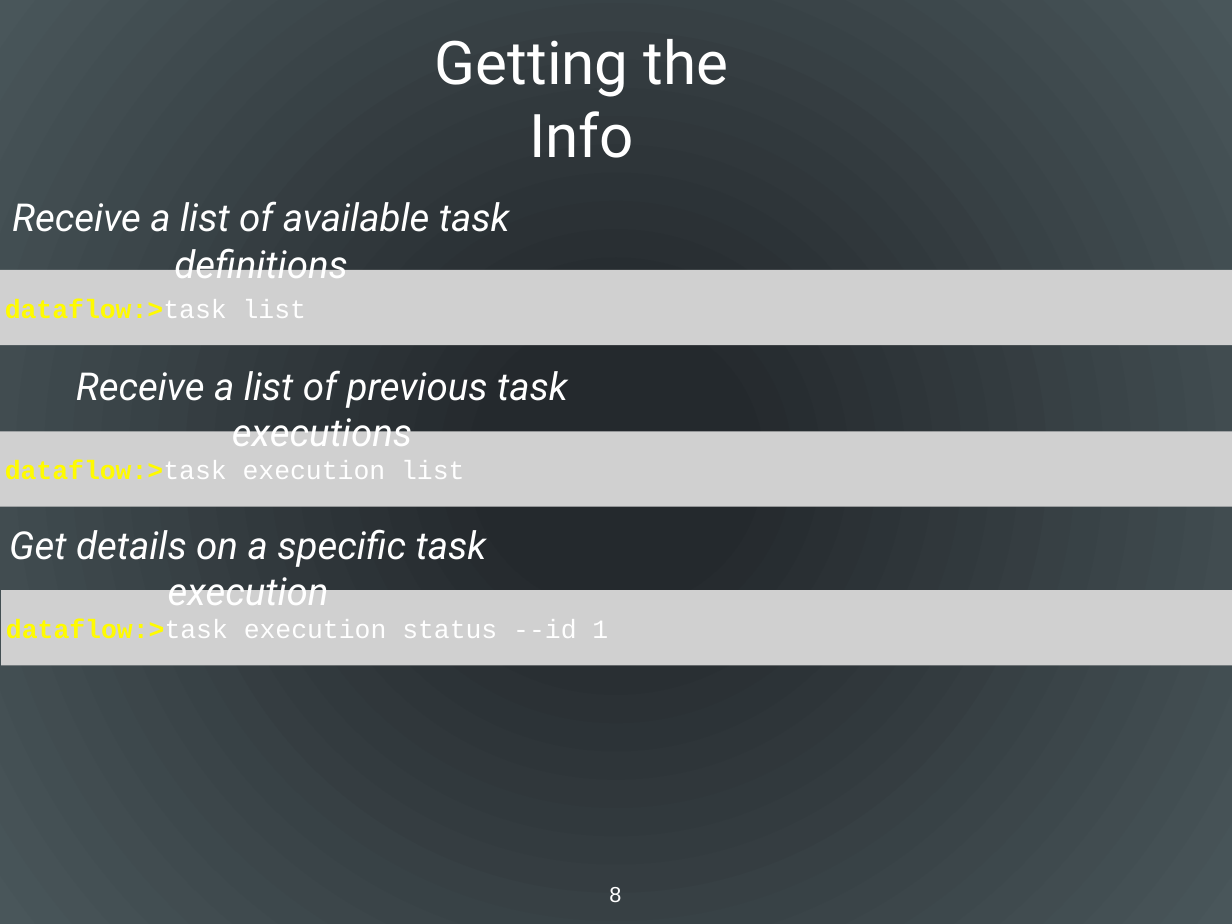
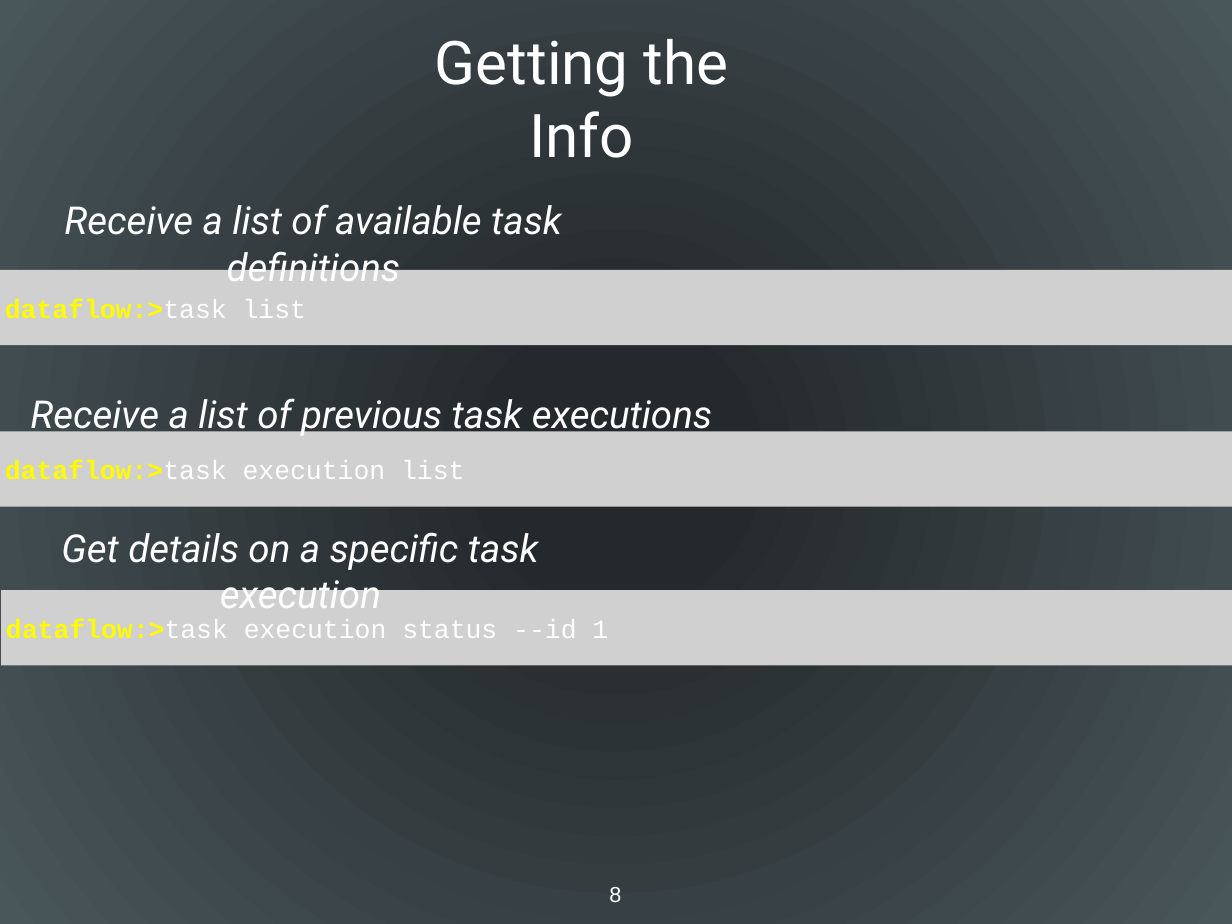
Before and after one commit to wxlund/DNDataflow, a slide deck: slide 8 of presentations/06_Tasks_In_SCDF.pptx. Drawn at 1232x924 pixels with LibreOffice and Linux fonts; fonts in the diff are those of the drawing; grey boxes stand for pictures. Boxes give left, top, right and bottom in pixels: in the first picture for what was removed or moved away, otherwise in the second. Text is boxed around its words. In the diff, an @@ line names an element or a change of style, - is before the commit and + after.

```diff
--- a/presentations/06_Tasks_In_SCDF.pptx
+++ b/presentations/06_Tasks_In_SCDF.pptx
@@ text "Receive a list of available ...": place and size @@
-text "Receive a list of available ..." at bbox=[12, 201, 510, 278]
+text "Receive a list of available ..." at bbox=[64, 205, 562, 281]
@@ text "Receive a list of previous ..." rewrapped from bbox=[76, 370, 568, 446] to bbox=[30, 399, 712, 438] @@
@@ text "Get details on a specific ...": place and size @@
-text "Get details on a specific ..." at bbox=[9, 529, 487, 605]
+text "Get details on a specific ..." at bbox=[61, 532, 539, 608]
```
Also in this commit, not shown: 6 other slides changed, 1 other file.
